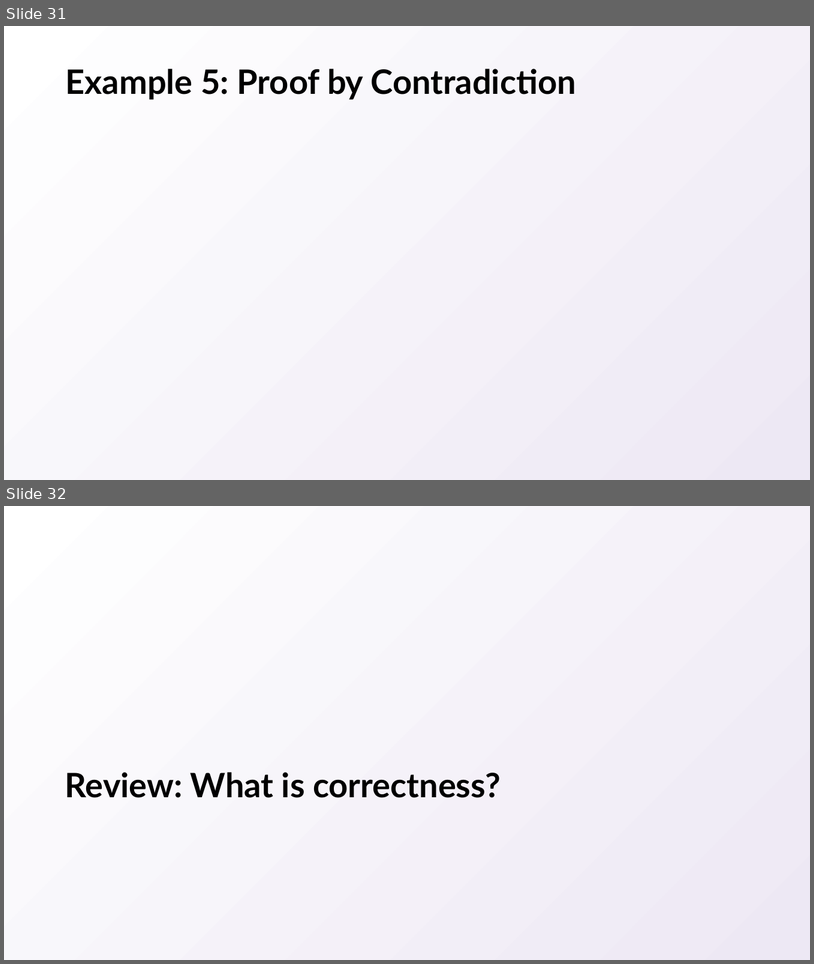
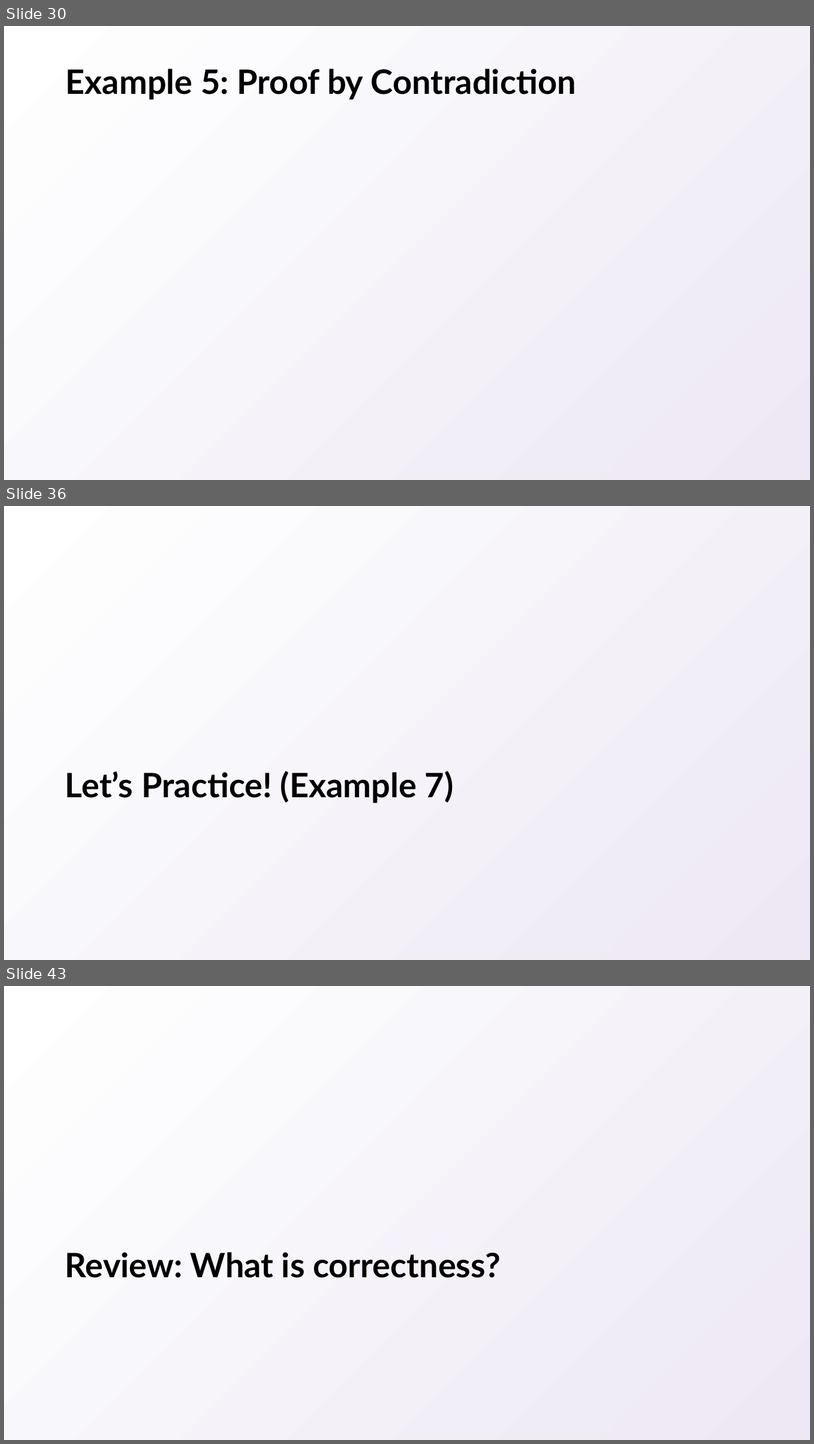
Before and after one commit to natebrunelle/cse417, a slide deck: markdown/files/slides/03.pptx. Shown one above the other, each under a label of ours: slides 31 and 32 before the commit, slides 30, 36 and 43 after it; the slides between them are not shown. The pictures are 814x964 and 814x1444 pixels, drawn with LibreOffice and Linux fonts; fonts in the diff are those of the drawing; grey boxes stand for pictures. Boxes give left, top, right and bottom in pixels: in the first picture for what was removed or moved away, otherwise in the second. Text is boxed around its words. In the diff, an @@ line names an element or a change of style, - is before the commit and + after.

```diff
--- a/markdown/files/slides/03.pptx
+++ b/markdown/files/slides/03.pptx
@@ slide 36 added at (4,506,810,960), background gradient #FFFFFF to #EDE8F4 @@
@@ title added at (65,771,454,803), 40 pt, text #000000, bold @@
+Let’s Practice! (Example 7)
@@ what was slide 31 is now slide 30 @@
@@ what was slide 32 is now slide 43 @@
```
Also in this commit, not shown: 5 slides changed, 10 other slides added, 2 other files.
